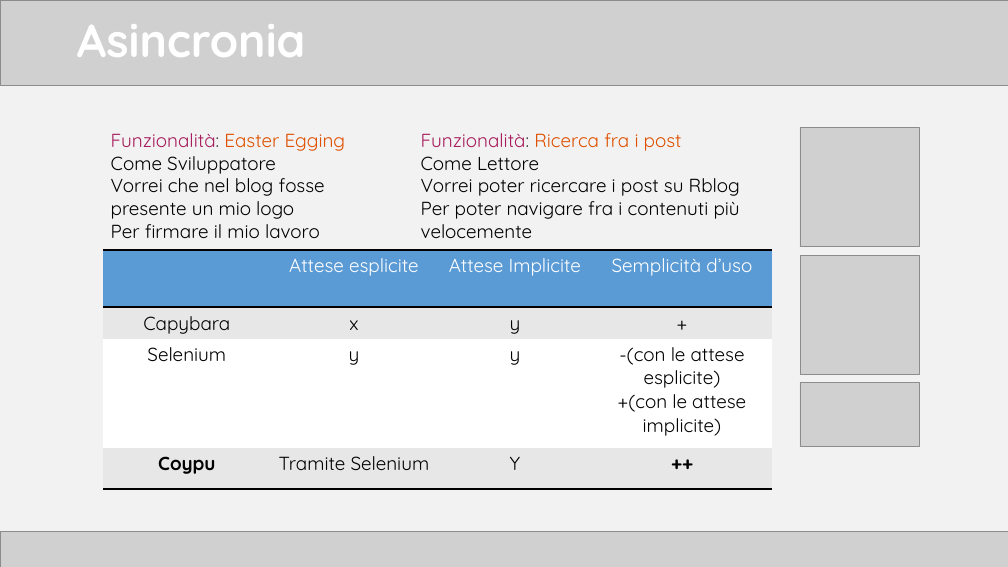
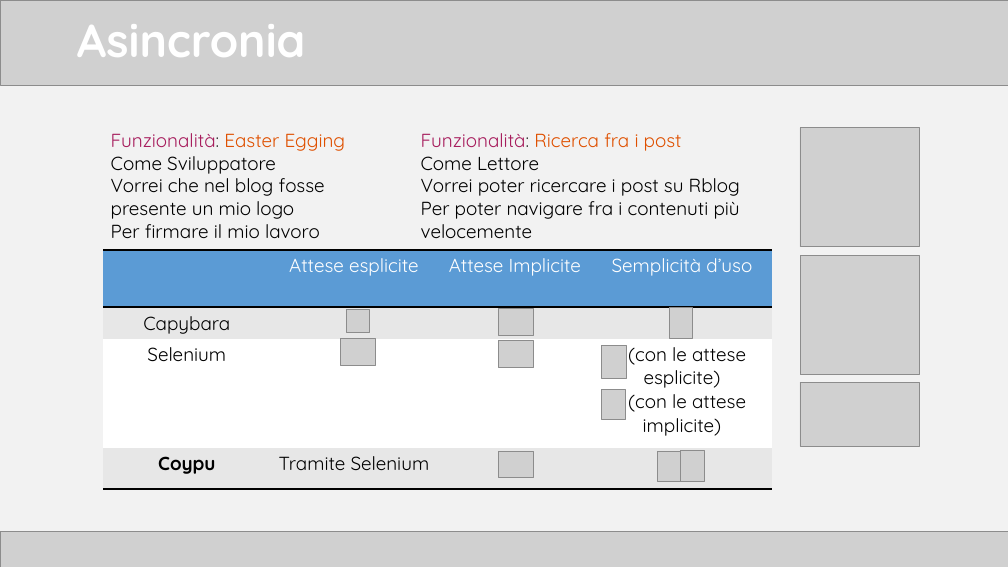
Before and after one commit to TTia/xblog-thesis, a slide deck: slide 19 of Presentazione.pptx. Drawn at 1008x567 pixels with LibreOffice and Linux fonts; fonts in the diff are those of the drawing; grey boxes stand for pictures. Boxes give left, top, right and bottom in pixels: in the first picture for what was removed or moved away, otherwise in the second. Text is boxed around its words. In the diff, an @@ line names an element or a change of style, - is before the commit and + after.

```diff
--- a/Presentazione.pptx
+++ b/Presentazione.pptx
@@ table at (x1=104, y1=250, x2=772, y2=500) @@
-row 2, column 2: x
+row 2, column 2: 
-row 2, column 3: y
+row 2, column 3: 
-row 3: Selenium | y | y | -(con le attese esplicite) / +(con le attese implicite)
+row 3: Selenium |  |  | (con le attese esplicite) / (con le attese implicite)
-row 4, column 3: Y
+row 4, column 3: 
-row 4, column 4: ++
+row 4, column 4: 
@@ picture added at (x1=347, y1=309, x2=369, y2=332) @@
@@ picture added at (x1=498, y1=309, x2=534, y2=335) @@
@@ picture added at (x1=669, y1=308, x2=693, y2=339) @@
@@ picture added at (x1=340, y1=339, x2=376, y2=365) @@
@@ picture added at (x1=498, y1=341, x2=534, y2=368) @@
@@ picture added at (x1=602, y1=346, x2=627, y2=378) @@
@@ picture added at (x1=602, y1=389, x2=625, y2=420) @@
@@ picture added at (x1=498, y1=451, x2=534, y2=478) @@
@@ picture added at (x1=658, y1=451, x2=681, y2=482) @@
@@ picture added at (x1=681, y1=451, x2=705, y2=482) @@
```
Also in this commit, not shown: 9 other slides changed, 7 other files.
